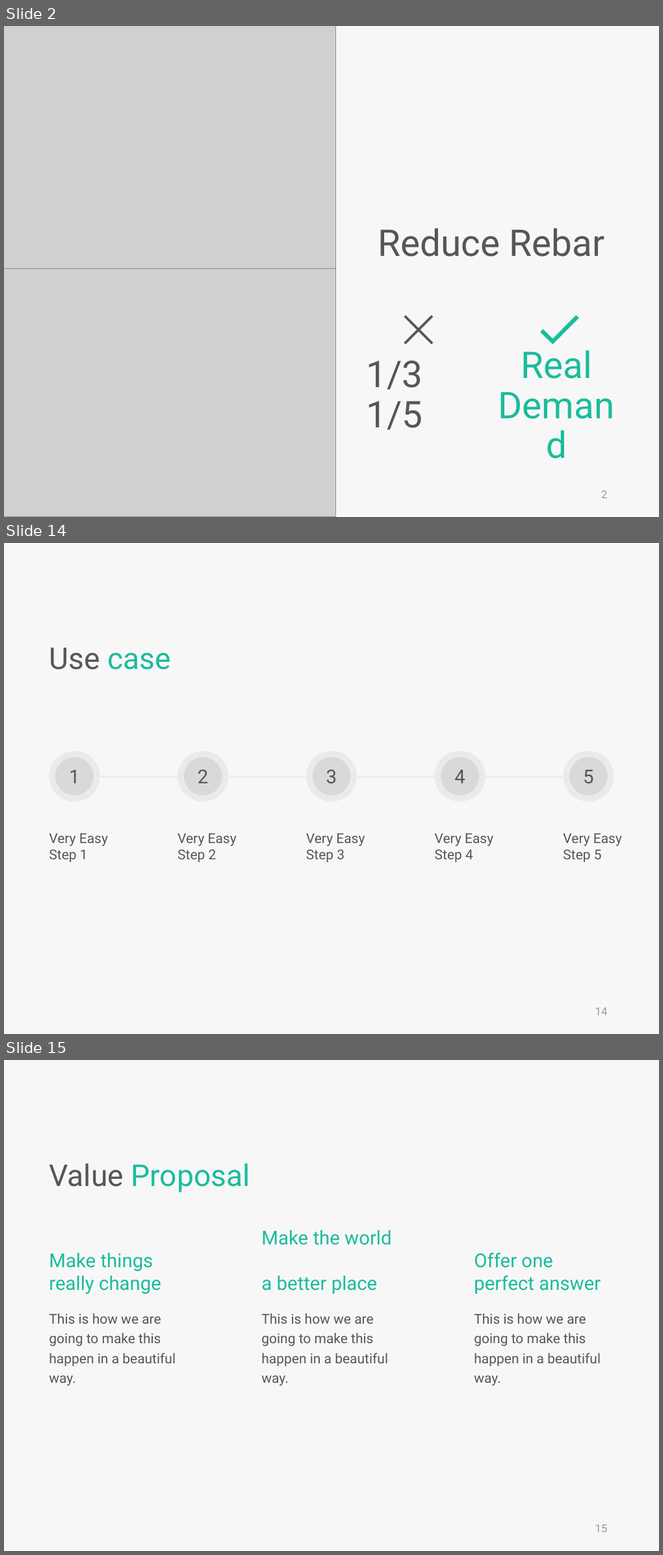
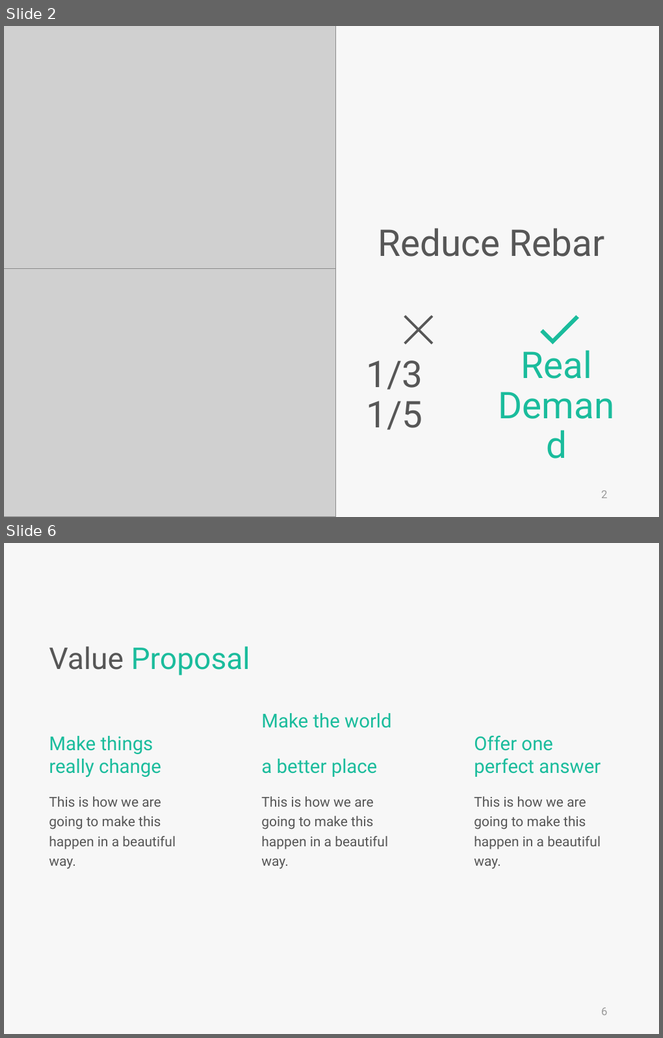
Before and after one commit to skyran1278/VbaProject, a slide deck: 20180126_SmartSplice/20180808_Meeting/SmartSplice.pptx. Shown one above the other, each under a label of ours: slides 2, 14 and 15 before the commit, slides 2 and 6 after it; the slides between them are not shown. The pictures are 663x1555 and 663x1038 pixels, drawn with LibreOffice and Linux fonts; fonts in the diff are those of the drawing; grey boxes stand for pictures. Boxes give left, top, right and bottom in pixels: in the first picture for what was removed or moved away, otherwise in the second. Text is boxed around its words. In the diff, an @@ line names an element or a change of style, - is before the commit and + after.

```diff
--- a/20180126_SmartSplice/20180808_Meeting/SmartSplice.pptx
+++ b/20180126_SmartSplice/20180808_Meeting/SmartSplice.pptx
@@ slide 14 removed at (x1=4, y1=543, x2=659, y2=1034), background #F7F7F7 @@
@@ text removed at (x1=49, y1=648, x2=171, y2=670) @@
-Use case
@@ ellipse removed at (x1=50, y1=752, x2=100, y2=802) @@
-1
@@ ellipse removed at (x1=178, y1=752, x2=228, y2=802) @@
-2
@@ ellipse removed at (x1=306, y1=752, x2=356, y2=802) @@
-3
@@ ellipse removed at (x1=434, y1=752, x2=485, y2=802) @@
-4
@@ ellipse removed at (x1=564, y1=752, x2=614, y2=802) @@
-5
@@ ellipse removed at (x1=56, y1=757, x2=94, y2=795) @@
@@ line removed from (100, 776) to (178, 776) @@
@@ ellipse removed at (x1=184, y1=757, x2=222, y2=795) @@
@@ line removed from (228, 776) to (306, 776) @@
@@ ellipse removed at (x1=313, y1=757, x2=350, y2=795) @@
@@ line removed from (358, 776) to (435, 776) @@
@@ ellipse removed at (x1=441, y1=757, x2=479, y2=795) @@
@@ line removed from (486, 776) to (564, 776) @@
@@ ellipse removed at (x1=570, y1=757, x2=607, y2=795) @@
@@ text removed at (x1=49, y1=834, x2=108, y2=863) @@
-Very Easy Step 1
@@ text removed at (x1=178, y1=834, x2=237, y2=863) @@
-Very Easy Step 2
@@ text removed at (x1=306, y1=834, x2=365, y2=863) @@
-Very Easy Step 3
@@ text removed at (x1=435, y1=834, x2=493, y2=863) @@
-Very Easy Step 4
@@ text removed at (x1=563, y1=834, x2=622, y2=863) @@
-Very Easy Step 5
@@ page number removed at (x1=596, y1=1008, x2=608, y2=1016) @@
-14
@@ what was slide 15 is now slide 6 @@
@@ page number at (x1=601, y1=1008, x2=607, y2=1016): text changed @@
-15
+6
```
Also in this commit, not shown: 4 slides changed, 5 slides added, 25 other slides removed, 5 other files.
